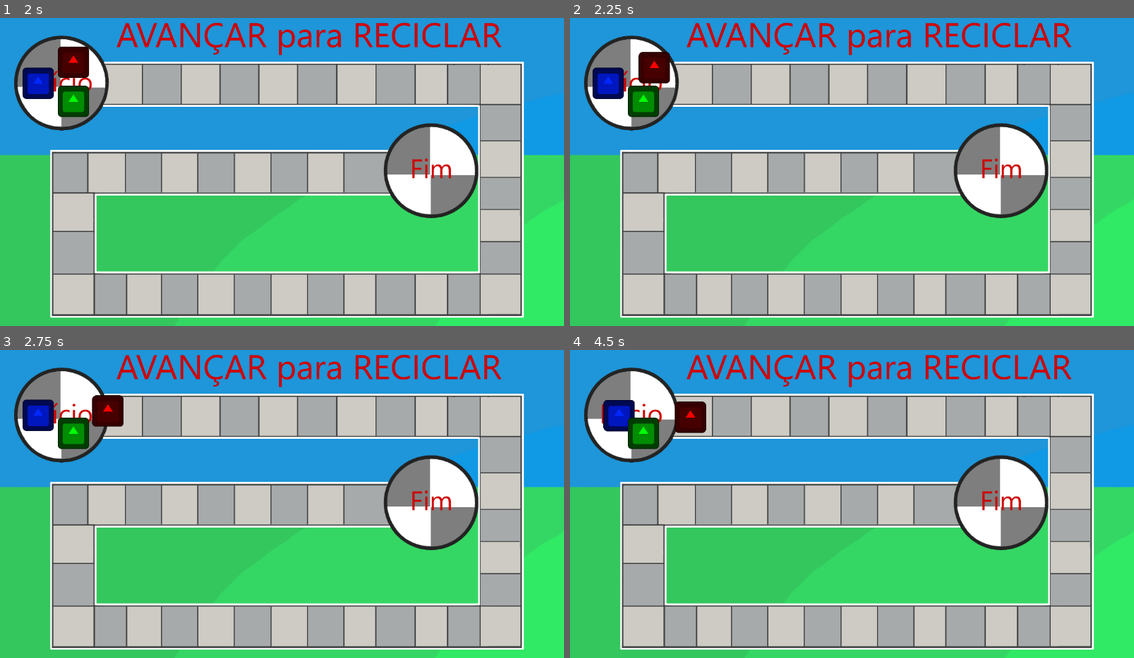
Above: before the commit, frames 1-4 (two rows, left to right).
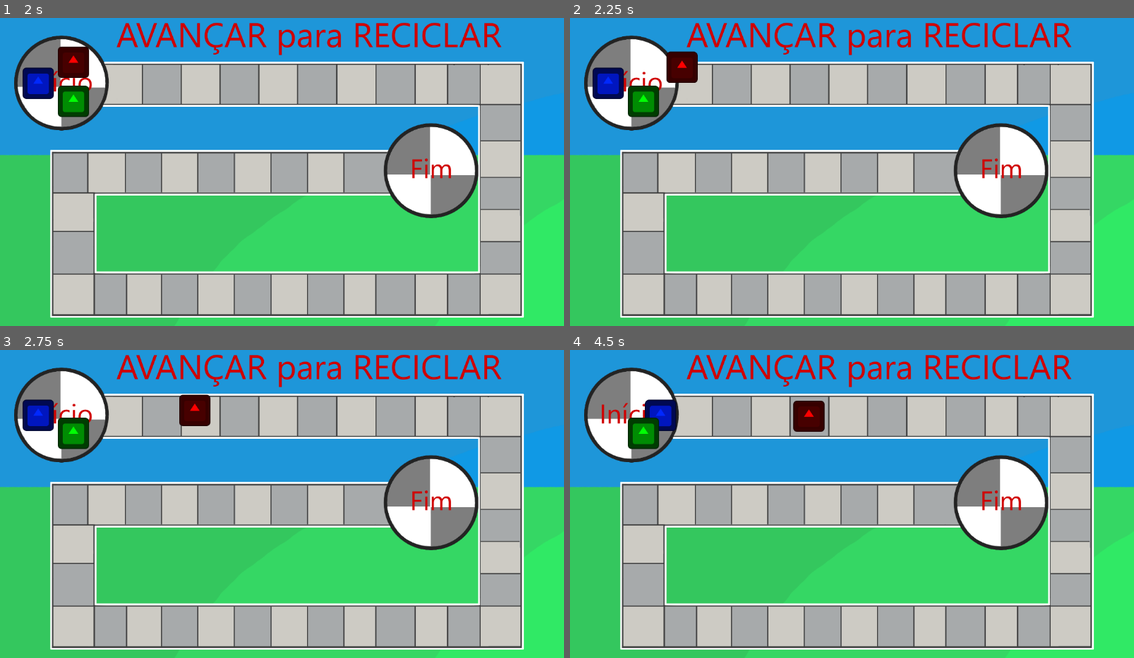
Above: after the commit, the same moments.

Repository: LitheFulminare/avancar-para-reciclar-XP5
Game: Godot game, scene res://Scenes/Game/game_scene.tscn
Same seed, same stepped clock (60 frames per second), same inputs: the game is played once before the commit and once after it. The engine's default icon, where the game draws it, is replaced by a stand-in: a white triangle on a blue panel in a dark square.
Inputs:
- Up to frame 1 (2 s): tap Enter at 0.5 s; hold Space (Confirm) 0.53-1.28 s; tap Space (Confirm) at 1.35 s
- Up to frame 2 (2.25 s): tap Space (Confirm) at 2 s; hold Space (Confirm) from 2.03 s (still down)
- Up to frame 3 (2.75 s): keep holding Space (Confirm)
- Up to frame 4 (4.5 s): release Space (Confirm) at 2.78 s; tap Space (Confirm) at 2.85, 3.5, 4.35 s; hold Space (Confirm) 3.53-4.28 s

Frame 1 is identical in both runs. In frame 2, 1.0% of the frame differs, in the area x 12-23%, y 10-22%; in frame 3, 1.1%; in frame 4, 2.1%, in the area x 5-46%, y 16-28%.

Commit message:
move player

Diff:
--- a/avancar para reciclar/Scripts/Managers/round_manager.gd
+++ b/avancar para reciclar/Scripts/Managers/round_manager.gd
@@ -25,6 +25,7 @@
 @onready var player3 = $"../Players/Player 3"
 
 @onready var player_array : Array[Node2D] = [player1, player2, player3]
+@onready var square_array : Array[Node] = $"../Squares".get_children()
 
 func _ready() -> void:
 	# this wont be on _ready() forever
@@ -70,7 +71,8 @@
 			current_round_state = round_states.move
 
 		round_states.move:
-			active_player.emit_signal("move", $"../Squares/Square 1".global_position)
+			active_player.current_square += total_dice_result
+			active_player.emit_signal("move", square_array[active_player.current_square-1].global_position)
 			#active_player.emit_signal("move", total_dice_result)
 			current_round_state = round_states.end_turn
 
--- a/avancar para reciclar/Scripts/Player/player.gd
+++ b/avancar para reciclar/Scripts/Player/player.gd
@@ -5,6 +5,7 @@
 @export var dice_roll: int = 0
 @export var total_cards: int = 0
 
+var current_square : int = 0
 
 func _on_move(target_position: Vector2) -> void:
 		print("moving to " + str(target_position))
